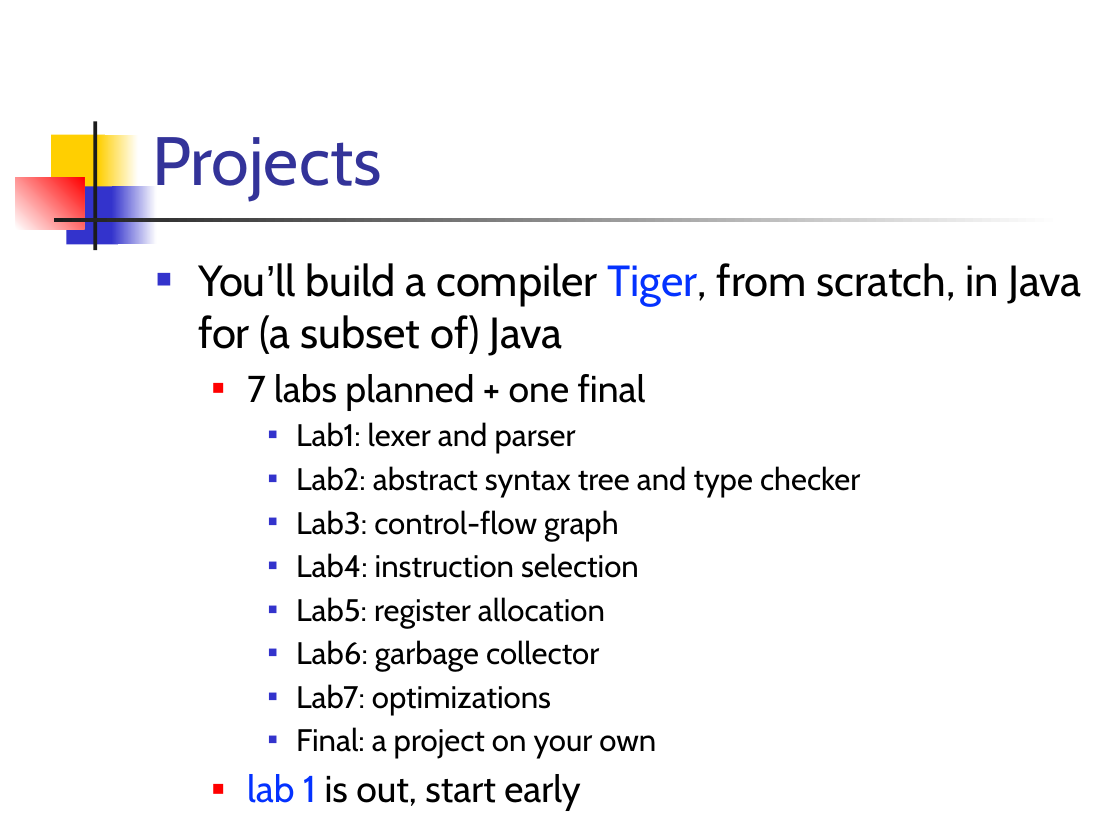
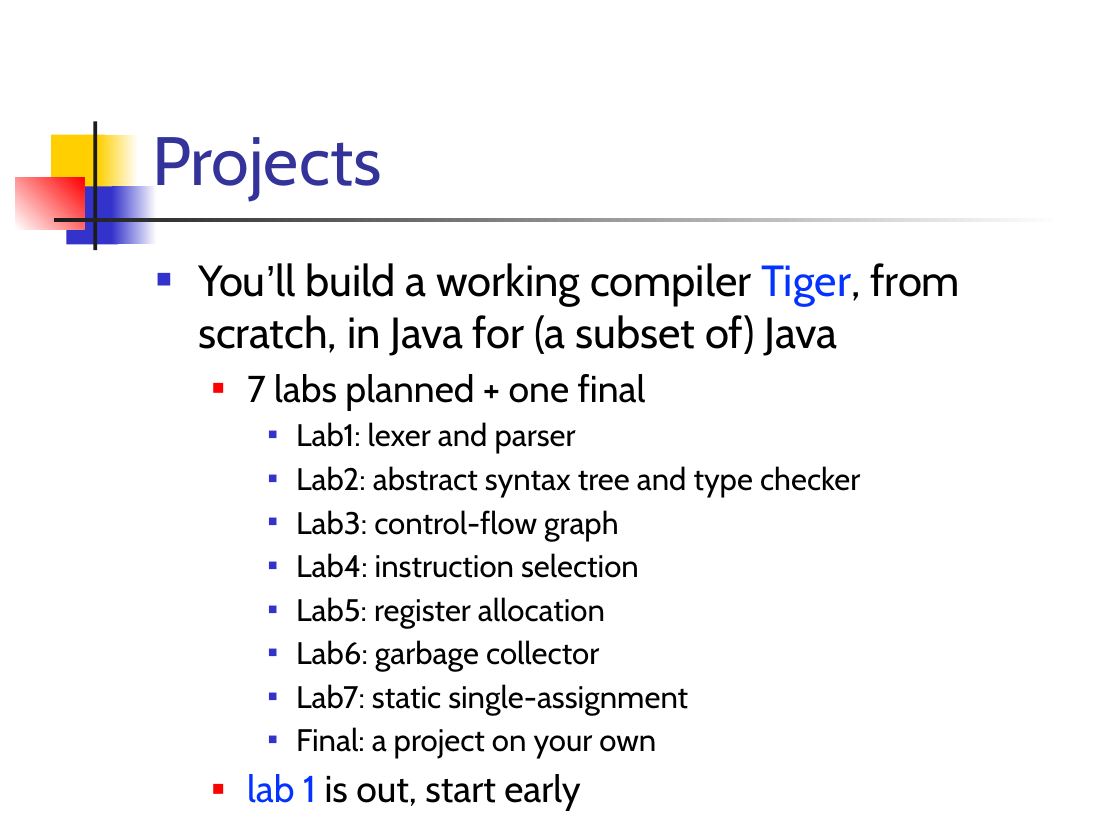
Before and after one commit to csslab-ustc/csslab-ustc.github.io, a slide deck: slide 18 of courses/compiler/slides/lec01-overview.pptx. Drawn at 1120x840 pixels with LibreOffice and Linux fonts; fonts in the diff are those of the drawing. Boxes give left, top, right and bottom in pixels: in the first picture for what was removed or moved away, otherwise in the second. Text is boxed around its words. In the diff, an @@ line names an element or a change of style, - is before the commit and + after.

```diff
--- a/courses/compiler/slides/lec01-overview.pptx
+++ b/courses/compiler/slides/lec01-overview.pptx
@@ text at (198,263,960,356): text changed @@
-■ You’ll build a compiler Tiger, from scratch, in Java for (a subset of) Java
+■ You’ll build a working compiler Tiger, from scratch, in Java for (a subset of) Java
@@ text at (296,684,688,715): text changed @@
-    ■ Lab7: optimizations
+    ■ Lab7: static single-assignment
```
Also in this commit, not shown: 4 other slides changed, 10 other files.
